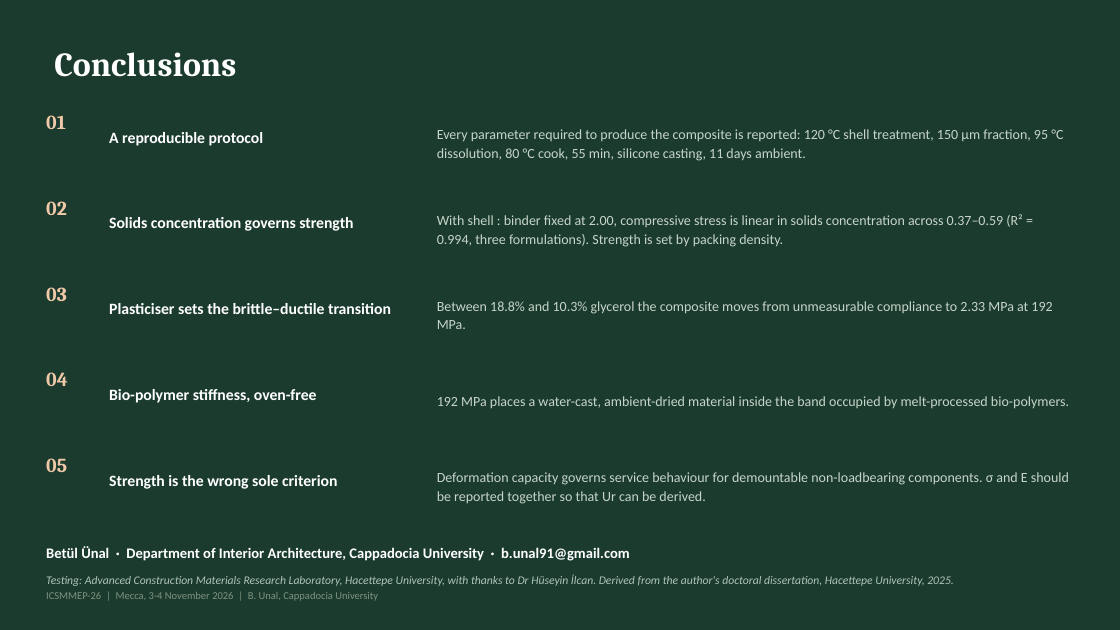
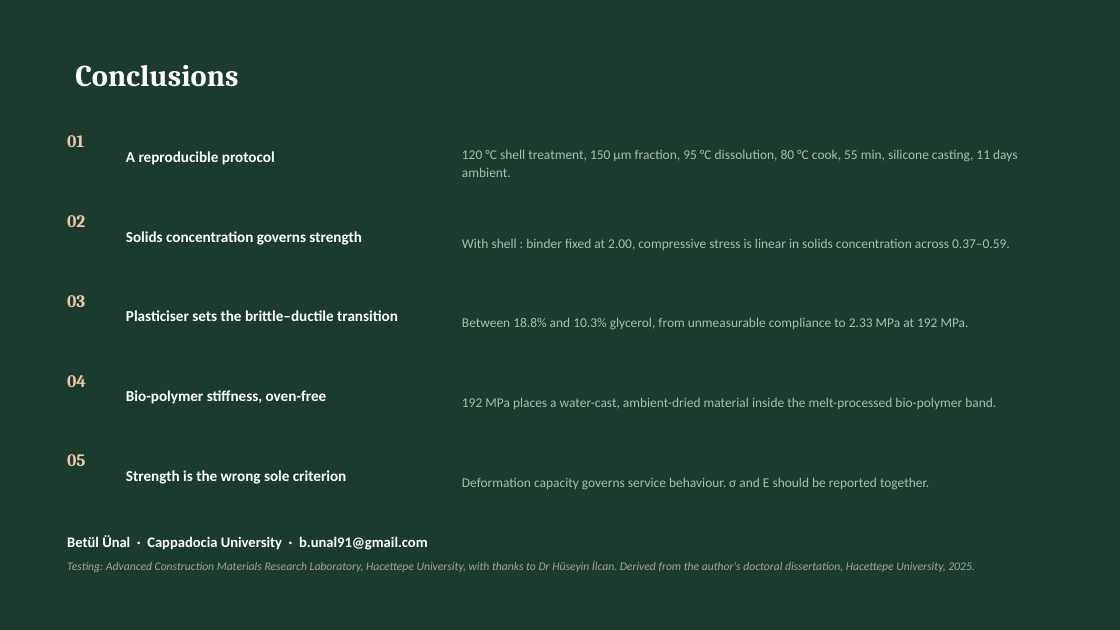
Before and after one commit to bunal91/sanat-ve-mekan, a slide deck: slide 22 of konferans-bildirisi/06-sunum/ICSMMEP26_Presentation_Unal.pptx. Drawn at 1120x630 pixels with LibreOffice and Linux fonts; fonts in the diff are those of the drawing. Boxes give left, top, right and bottom in pixels: in the first picture for what was removed or moved away, otherwise in the second. Text is boxed around its words. In the diff, an @@ line names an element or a change of style, - is before the commit and + after.

```diff
--- a/konferans-bildirisi/06-sunum/ICSMMEP26_Presentation_Unal.pptx
+++ b/konferans-bildirisi/06-sunum/ICSMMEP26_Presentation_Unal.pptx
@@ title "Conclusions": place and size @@
-title "Conclusions" at [54, 52, 236, 77]
+title "Conclusions" at [75, 65, 238, 87]
@@ title "Conclusions" at [75, 65, 238, 87]: size 29 to 26 pt @@
@@ size 17 to 15 pt in 5 elements at [67, 375, 86, 387], [67, 454, 85, 466], [67, 295, 85, 307], [67, 215, 85, 227], [67, 135, 84, 147] @@
@@ text "01": place and size @@
-text "01" at [46, 115, 66, 129]
+text "01" at [67, 135, 84, 147]
@@ size 13.5 to 13 pt in 5 elements at [126, 390, 327, 404], [126, 470, 346, 484], [126, 310, 398, 321], [126, 231, 361, 245], [126, 151, 275, 165] @@
@@ text "A reproducible protocol": place and size @@
-text "A reproducible protocol" at [109, 132, 264, 146]
+text "A reproducible protocol" at [126, 151, 275, 165]
@@ text at [462, 149, 1017, 177]: text changed; size 12 to 11.5 pt; text colour #C7D4C9 to #A9BFB1 @@
-Every parameter required to produce the composite is reported: 120 °C shell treatment, 150 µm fraction, 95 °C dissolution, 80 °C cook, 55 min, silicone casting, 11 days ambient.
+120 °C shell treatment, 150 µm fraction, 95 °C dissolution, 80 °C cook, 55 min, silicone casting, 11 days ambient.
@@ text "02": place and size @@
-text "02" at [46, 201, 67, 215]
+text "02" at [67, 215, 85, 227]
@@ text "Solids concentration governs strength": place and size @@
-text "Solids concentration governs strength" at [109, 217, 353, 231]
+text "Solids concentration governs strength" at [126, 231, 361, 245]
@@ text at [462, 239, 1010, 250]: text changed; size 12 to 11.5 pt; text colour #C7D4C9 to #A9BFB1 @@
-With shell : binder fixed at 2.00, compressive stress is linear in solids concentration across 0.37–0.59 (R² = 0.994, three formulations). Strength is set by packing density.
+With shell : binder fixed at 2.00, compressive stress is linear in solids concentration across 0.37–0.59.
@@ text "03": place and size @@
-text "03" at [46, 287, 67, 301]
+text "03" at [67, 295, 85, 307]
@@ text "Plasticiser sets the brittle–ductile transition": place and size @@
-text "Plasticiser sets the brittle–ductile transition" at [109, 303, 391, 314]
+text "Plasticiser sets the brittle–ductile transition" at [126, 310, 398, 321]
@@ text at [462, 317, 969, 329]: text changed; size 12 to 11.5 pt; text colour #C7D4C9 to #A9BFB1 @@
-Between 18.8% and 10.3% glycerol the composite moves from unmeasurable compliance to 2.33 MPa at 192 MPa.
+Between 18.8% and 10.3% glycerol, from unmeasurable compliance to 2.33 MPa at 192 MPa.
@@ text "04": place and size @@
-text "04" at [46, 372, 68, 386]
+text "04" at [67, 375, 86, 387]
@@ text "Bio-polymer stiffness, oven-free": place and size @@
-text "Bio-polymer stiffness, oven-free" at [109, 389, 317, 403]
+text "Bio-polymer stiffness, oven-free" at [126, 390, 327, 404]
@@ text at [462, 397, 996, 409]: text changed; size 12 to 11.5 pt; text colour #C7D4C9 to #A9BFB1 @@
-192 MPa places a water-cast, ambient-dried material inside the band occupied by melt-processed bio-polymers.
+192 MPa places a water-cast, ambient-dried material inside the melt-processed bio-polymer band.
@@ text "05": place and size @@
-text "05" at [46, 458, 67, 472]
+text "05" at [67, 454, 85, 466]
@@ text "Strength is the wrong sole ...": place and size @@
-text "Strength is the wrong sole ..." at [109, 475, 337, 489]
+text "Strength is the wrong sole ..." at [126, 470, 346, 484]
@@ text at [462, 477, 929, 489]: text changed; size 12 to 11.5 pt; text colour #C7D4C9 to #A9BFB1 @@
-Deformation capacity governs service behaviour for demountable non-loadbearing components. σ and E should be reported together so that Ur can be derived.
+Deformation capacity governs service behaviour. σ and E should be reported together.
@@ text at [67, 535, 428, 550]: text changed @@
-Betül Ünal · Department of Interior Architecture, Cappadocia University · b.unal91@gmail.com
+Betül Ünal · Cappadocia University · b.unal91@gmail.com
@@ text "Testing: Advanced Construction Materials Research ...": place and size @@
-text "Testing: Advanced Construction Materials Research ..." at [46, 574, 954, 586]
+text "Testing: Advanced Construction Materials Research ..." at [67, 560, 975, 572]
@@ text "Testing: Advanced Construction Materials Research ..." at [67, 560, 975, 572]: text colour #AFC4B7 to #A8A49B; line spacing 1 to 14pt; vertical alignment middle to top @@
@@ text removed at [46, 592, 378, 601] @@
-ICSMMEP-26 | Mecca, 3-4 November 2026 | B. Unal, Cappadocia University
```
Also in this commit, not shown: 22 other slides changed, 4 other files.
